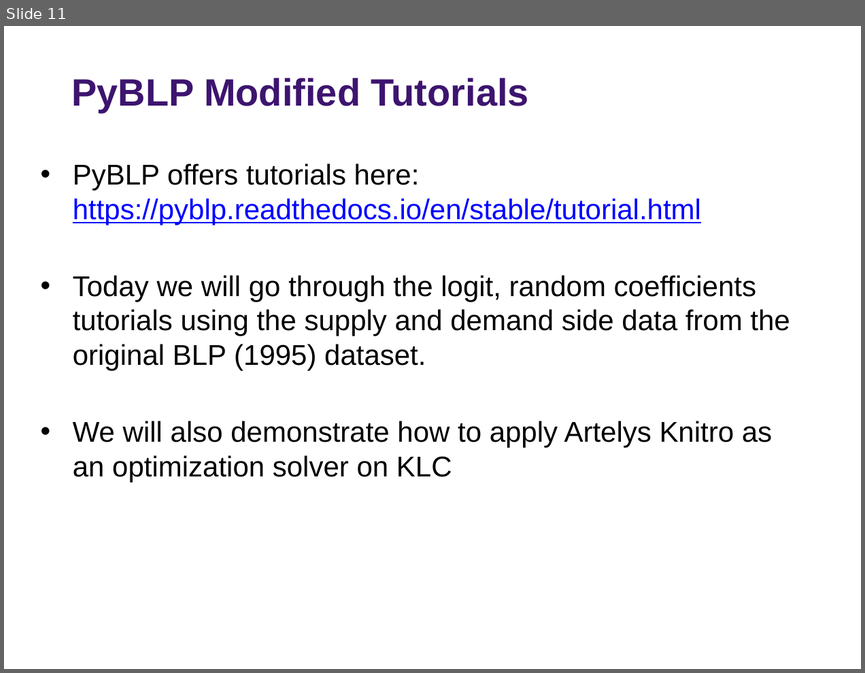
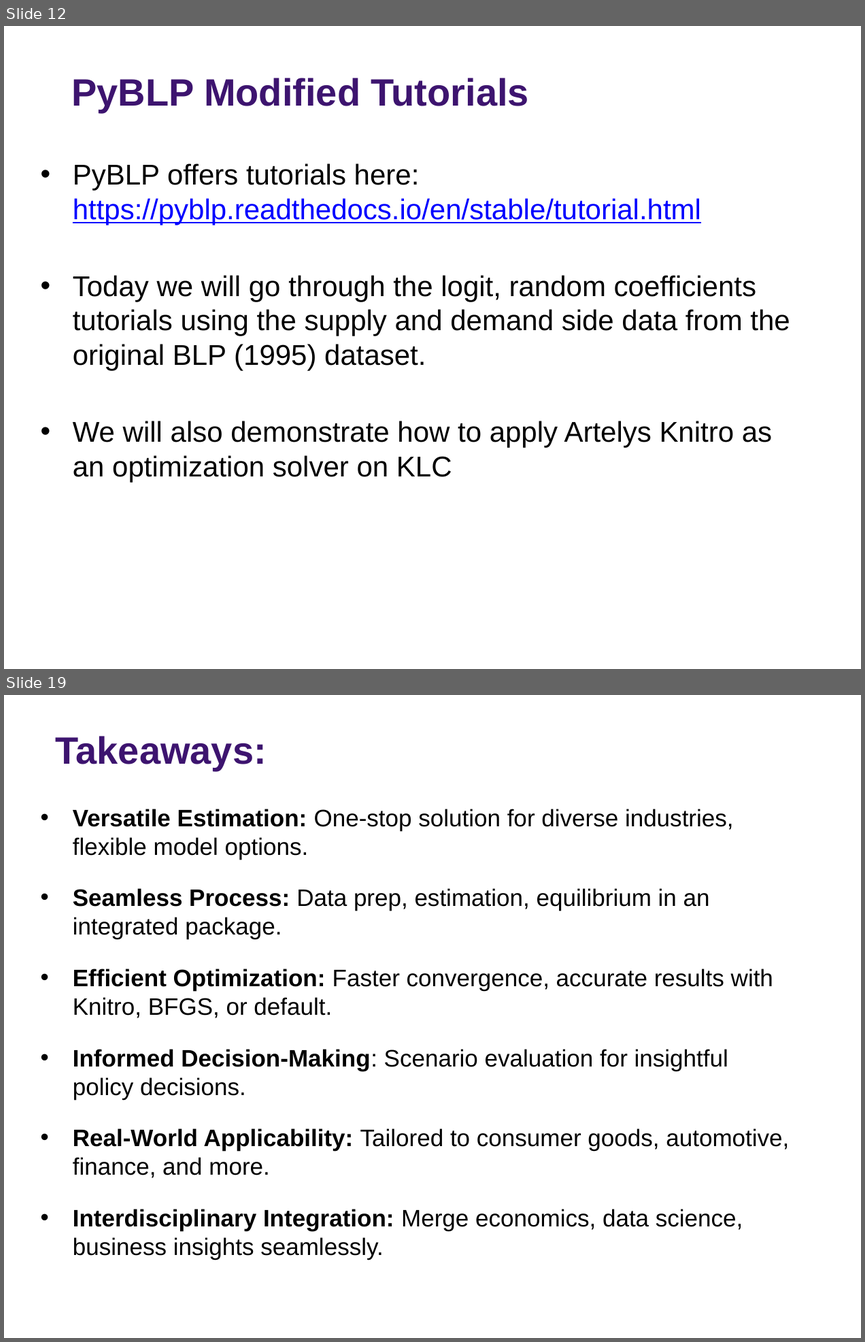
Before and after one commit to rs-kellogg/2023-phd-workshop, a slide deck: session-5-pyblp/Session 5 - PyBLP.pptx. Shown one above the other, each under a label of ours: slide 11 before the commit, slides 12 and 19 after it; the slides between them are not shown. The pictures are 865x673 and 865x1342 pixels, drawn with LibreOffice and Linux fonts; fonts in the diff are those of the drawing; background and template pictures are left out. Boxes give left, top, right and bottom in pixels: in the first picture for what was removed or moved away, otherwise in the second. Text is boxed around its words. In the diff, an @@ line names an element or a change of style, - is before the commit and + after.

```diff
--- a/session-5-pyblp/Session 5 - PyBLP.pptx
+++ b/session-5-pyblp/Session 5 - PyBLP.pptx
@@ slide 19 added at box(4, 695, 861, 1338), background picture (left out) @@
@@ title added at box(56, 736, 266, 770), 32 pt, text #3D146F, bold @@
+Takeaways:
@@ text added at box(73, 809, 789, 1231), 20 pt, text #000000 @@
+• Versatile Estimation: One-stop solution for diverse industries, flexible model options.
+• Seamless Process: Data prep, estimation, equilibrium in an integrated package.
+• Efficient Optimization: Faster convergence, accurate results with Knitro, BFGS, or default.
+• Informed Decision-Making: Scenario evaluation for insightful policy decisions.
+• Real-World Applicability: Tailored to consumer goods, automotive, finance, and more.
+• Interdisciplinary Integration: Merge economics, data science, business insights seamlessly.
@@ page number added at box(818, 1305, 857, 1338), 10 pt, text #FFFFFF @@
+19
@@ what was slide 11 is now slide 12 @@
```
Also in this commit, not shown: 7 slides changed, 3 other slides added, 1 slide removed.
